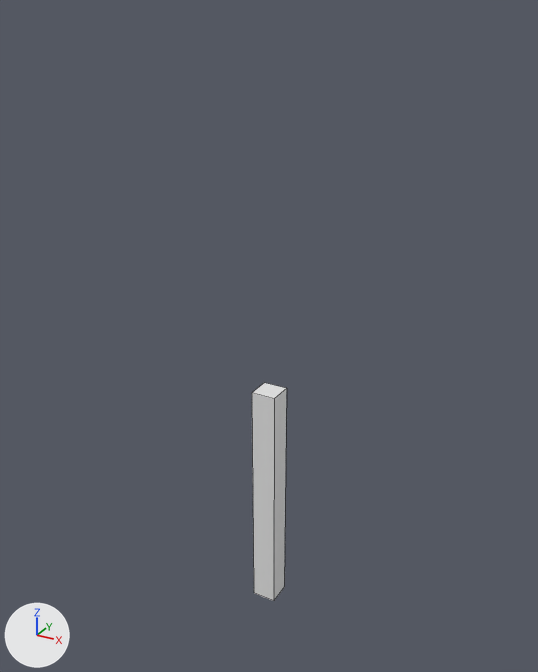
A saved change to the Blender file Assets/Modelle/weapon/arrow.blend.
Camera for both pictures: a 50 mm lens placed at (2.49, -4.54, 3.73), pointed at (-0.06, 0.1, 1.42). Lighting does not change. The marker at lower left points along +X, +Y and +Z. Mesh edges are drawn as thin lines.

The scene before the commit, as lines of its bpy script (objects in view):
```python
me_cube = bpy.data.meshes.new('Cube')
me_cube.from_pydata(...)  # a box spanning x -1.0..1.0, y -1.0..1.0, z -1.0..1.0
me_cube.materials.append(mat_material)  # white #e7e7e7
ob_cube = bpy.data.objects.new('Cube', me_cube)
ob_cube.location = (0.0, 0.0, 0.0)
ob_cube.scale = (0.1, 0.1, 1.0)
```
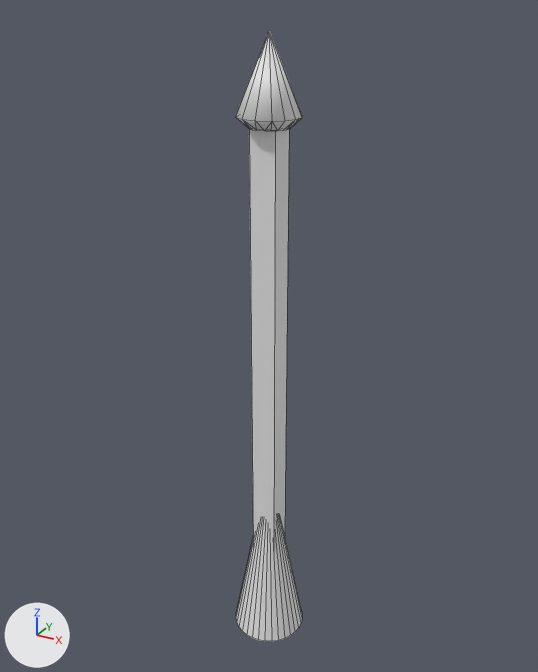
The newer file is also rescaled (x0.5), turned or shifted as a whole; pictures and numbers use the older file's frame.

What differs and where, as boxes (x1, y1, x2, y2) in the pictures (538 x 672 px):
'Cube', moved, rescaled: before (252, 383, 287, 601); after (249, 129, 289, 549)
'Cone', added: after (236, 523, 302, 641)
'Circle', added: after (236, 31, 302, 131)

What changed in the scene script:
```text
Add me_cone:
    me_cone.from_pydata(...)  # a 32-sided cone pointing to +z spanning x -1.0..1.0, y -1.0..1.0, z -1.0..1.0
Add me_circle:
    me_circle.from_pydata(...)  # 36 vertices, 42 faces; spans x -1.56..1.53, y -1.54..1.54, z 0.0..4.18
    me_circle.polygons.foreach_set('use_smooth', [True] * 42)
Change ob_cube:
    ob_cube.location: (0.0, 0.0, 0.0) -> (0.0, 0.0, 1.0)
    ob_cube.scale: (0.1, 0.1, 1.0) -> (0.1, 0.1, 2.0)
Add ob_cone:
    ob_cone = bpy.data.objects.new('Cone', me_cone)
    ob_cone.location = (0.0, 0.0, -0.5)
    ob_cone.scale = (0.3, 0.3, 0.8)
Add ob_circle:
    ob_circle = bpy.data.objects.new('Circle', me_circle)
    ob_circle.location = (0.0, 0.0, 3.0)
    ob_circle.scale = (0.145, 0.145, 0.145)
```
